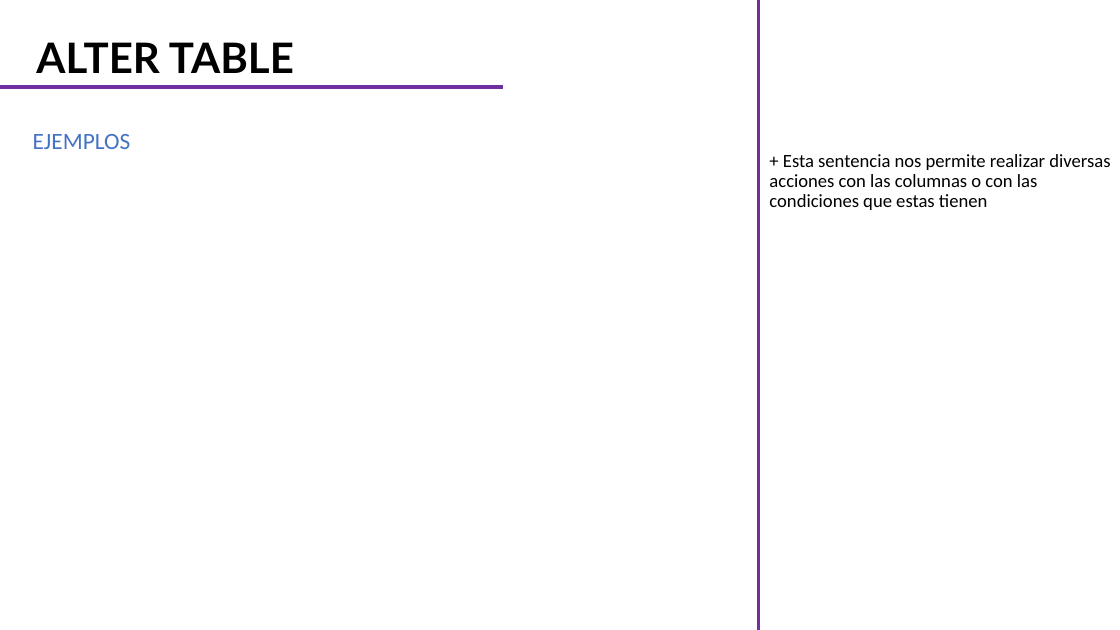
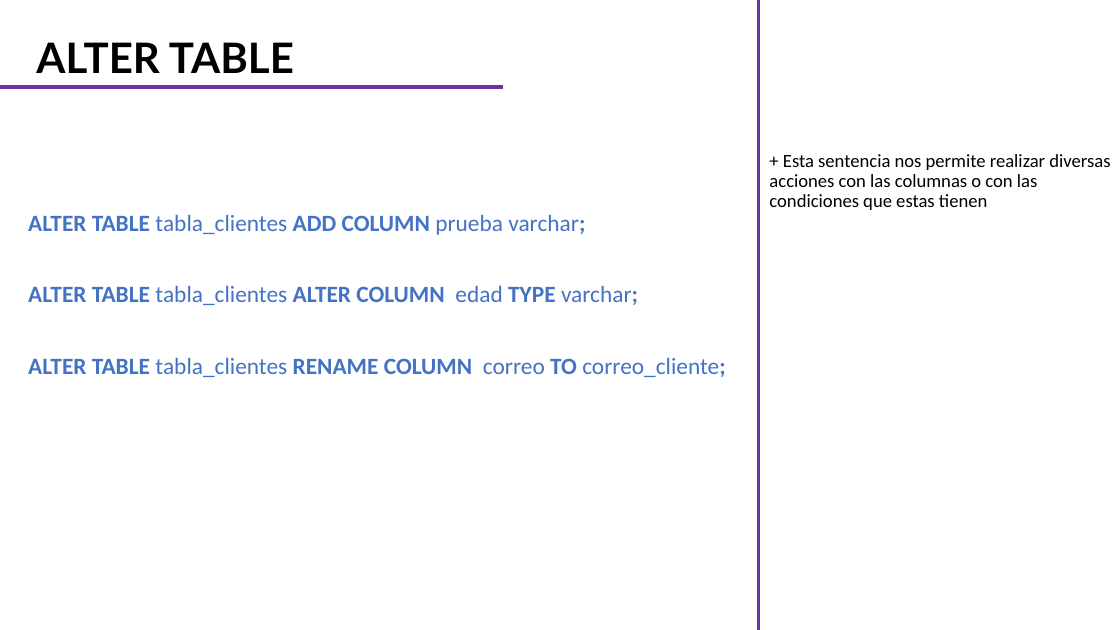
Before and after one commit to CarlosCamposs/Curso-AABD_SQL, a slide deck: slide 12 of Curso AABD-SQL (Notas).pptx (slide 13 before the commit). Drawn at 1120x630 pixels with LibreOffice and Linux fonts; fonts in the diff are those of the drawing. Boxes give left, top, right and bottom in pixels: in the first picture for what was removed or moved away, otherwise in the second. Text is boxed around its words. In the diff, an @@ line names an element or a change of style, - is before the commit and + after.

```diff
--- a/Curso AABD-SQL (Notas).pptx
+++ b/Curso AABD-SQL (Notas).pptx
@@ text at box(28, 215, 585, 235): text changed @@
-EJEMPLOS
+ALTER TABLE tabla_clientes ADD COLUMN prueba varchar;
@@ text added at box(28, 286, 638, 305), 20 pt, text #4472C4, bold @@
+ALTER TABLE tabla_clientes ALTER COLUMN edad TYPE varchar;
@@ text added at box(28, 358, 726, 377), 20 pt, text #4472C4 @@
+ALTER TABLE tabla_clientes RENAME COLUMN correo TO correo_cliente;
```
Also in this commit, not shown: 7 slides added.
